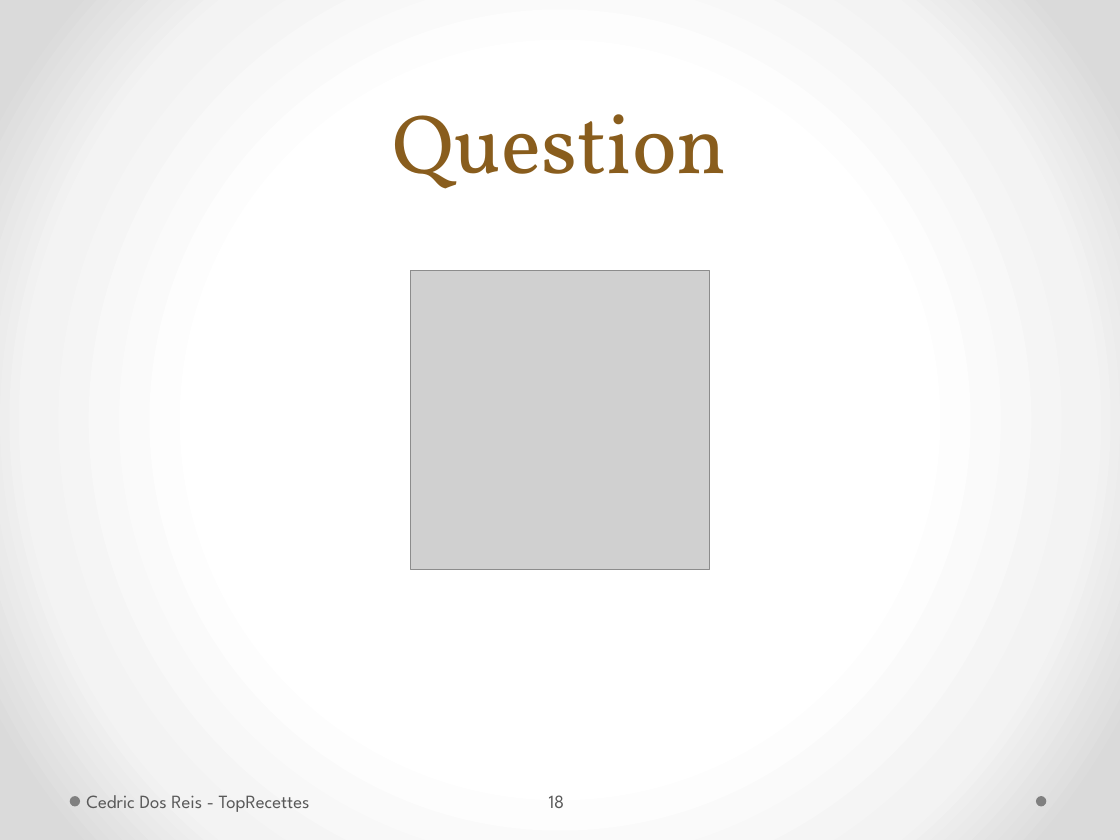
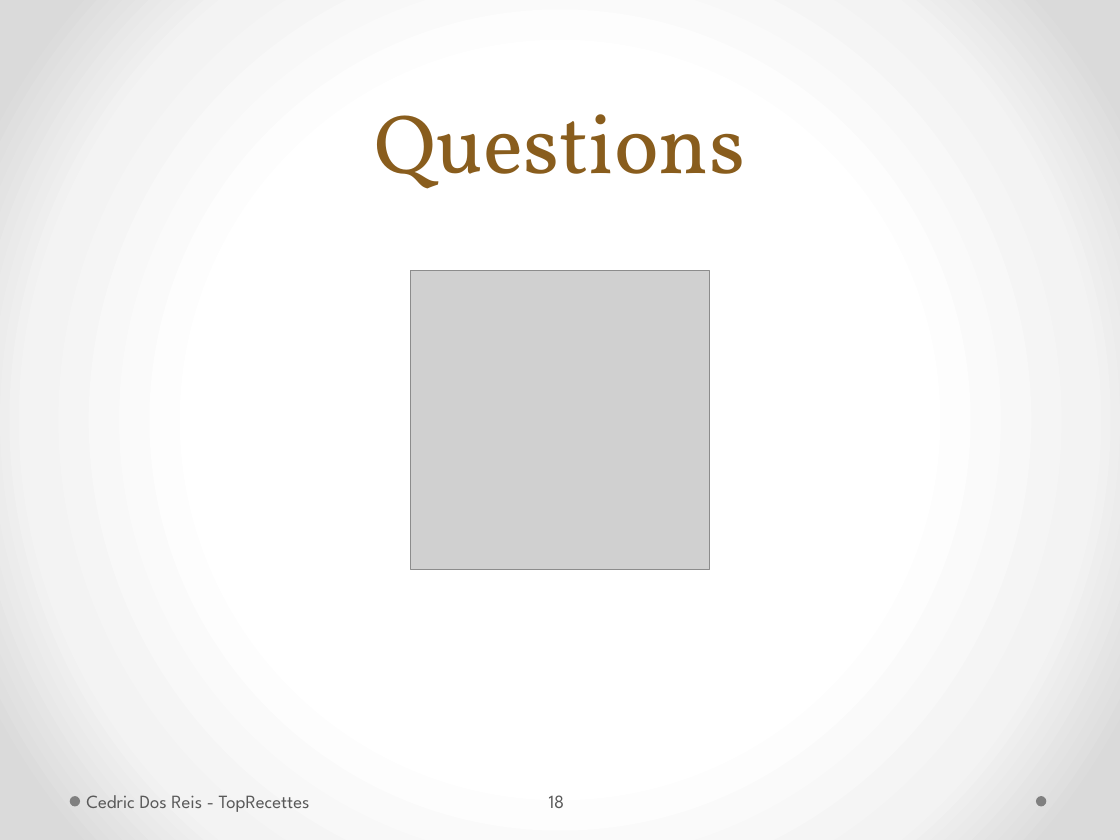
Before and after one commit to MrBeelzeBob/TopRecettes, a slide deck: slide 18 of Rendu final/PrésentationTPI2015_TopRecette.pptx. Drawn at 1120x840 pixels with LibreOffice and Linux fonts; fonts in the diff are those of the drawing; grey boxes stand for pictures. Boxes give left, top, right and bottom in pixels: in the first picture for what was removed or moved away, otherwise in the second. Text is boxed around its words. In the diff, an @@ line names an element or a change of style, - is before the commit and + after.

```diff
--- a/Rendu final/PrésentationTPI2015_TopRecette.pptx
+++ b/Rendu final/PrésentationTPI2015_TopRecette.pptx
@@ title at box(375, 114, 745, 189): text changed @@
-Question
+Questions
```
Also in this commit, not shown: 7 other slides changed, 1 other file.
